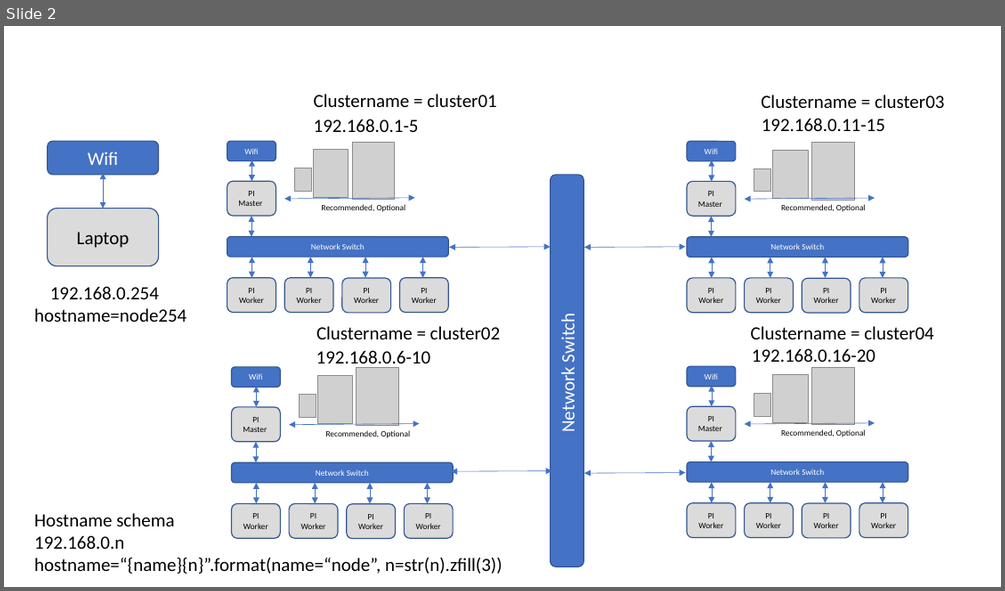
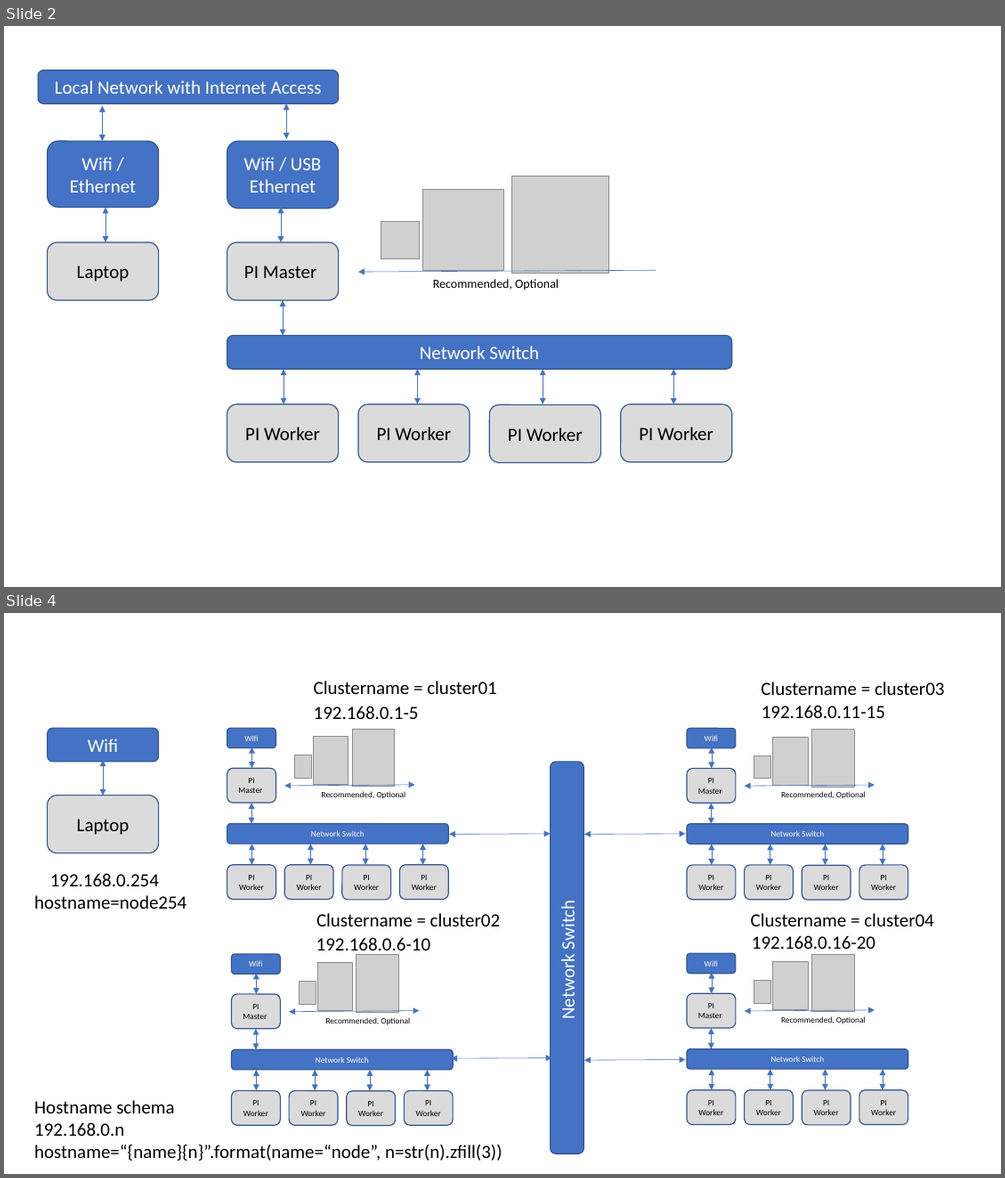
Before and after one commit to cloudmesh/cloudmesh-pi-burn, a slide deck: images/network.pptx. Shown one above the other, each under a label of ours: slide 2 before the commit, slides 2 and 4 after it; the slides between them are not shown. The pictures are 1005x591 and 1005x1178 pixels, drawn with LibreOffice and Linux fonts; fonts in the diff are those of the drawing; grey boxes stand for pictures. Boxes give left, top, right and bottom in pixels: in the first picture for what was removed or moved away, otherwise in the second. Text is boxed around its words. In the diff, an @@ line names an element or a change of style, - is before the commit and + after.

Commit message:
New images for setting up the Pi.

```diff
--- a/images/network.pptx
+++ b/images/network.pptx
@@ slide 2 added at (x1=4, y1=26, x2=1001, y2=587), background #FFFFFF @@
@@ rounded rectangle added at (x1=38, y1=70, x2=339, y2=103), fill #4472C4, outline #325491 1 pt, 18 pt, text #FFFFFF @@
+Local Network with Internet Access
@@ double arrow added from (287, 103) to (287, 139), #4472C4 0.5 pt @@
@@ double arrow added from (102, 106) to (102, 141), #4472C4 0.5 pt @@
@@ rounded rectangle added at (x1=48, y1=141, x2=159, y2=208), fill #4472C4, outline #325491 1 pt, 18 pt, text #FFFFFF @@
+Wifi / Ethernet
@@ rounded rectangle added at (x1=226, y1=141, x2=339, y2=208), fill #4472C4, outline #325491 1 pt, 18 pt, text #FFFFFF @@
+Wifi / USB Ethernet
@@ picture added at (x1=512, y1=176, x2=609, y2=273) @@
@@ double arrow added from (105, 207) to (105, 242), #4472C4 0.5 pt @@
@@ double arrow added from (281, 207) to (281, 242), #4472C4 0.5 pt @@
@@ picture added at (x1=423, y1=190, x2=503, y2=271) @@
@@ picture added at (x1=380, y1=221, x2=419, y2=259) @@
@@ rounded rectangle added at (x1=48, y1=242, x2=159, y2=300), fill #DBDBDB, outline #325491 1 pt, 18 pt, text #000000 @@
+Laptop
@@ rounded rectangle added at (x1=226, y1=242, x2=339, y2=300), fill #DBDBDB, outline #325491 1 pt, 18 pt, text #000000 @@
+PI Master
@@ arrow added from (655, 271) to (358, 272), #4472C4 0.5 pt @@
@@ text added at (x1=433, y1=279, x2=558, y2=290), 12 pt, text #000000 @@
+Recommended, Optional
@@ double arrow added from (283, 300) to (283, 336), #4472C4 0.5 pt @@
@@ rounded rectangle added at (x1=226, y1=336, x2=732, y2=370), fill #4472C4, outline #325491 1 pt, 18 pt, text #FFFFFF @@
+Network Switch
@@ double arrow added from (283, 370) to (283, 404), #4472C4 0.5 pt @@
@@ double arrow added from (418, 370) to (418, 404), #4472C4 0.5 pt @@
@@ double arrow added from (542, 370) to (542, 404), #4472C4 0.5 pt @@
@@ double arrow added from (674, 370) to (674, 404), #4472C4 0.5 pt @@
@@ rounded rectangle added at (x1=226, y1=404, x2=339, y2=462), fill #DBDBDB, outline #325491 1 pt, 18 pt, text #000000 @@
+PI Worker
@@ rounded rectangle added at (x1=358, y1=404, x2=469, y2=462), fill #DBDBDB, outline #325491 1 pt, 18 pt, text #000000 @@
+PI Worker
@@ rounded rectangle added at (x1=489, y1=404, x2=600, y2=462), fill #DBDBDB, outline #325491 1 pt, 18 pt, text #000000 @@
+PI Worker
@@ rounded rectangle added at (x1=621, y1=404, x2=732, y2=462), fill #DBDBDB, outline #325491 1 pt, 18 pt, text #000000 @@
+PI Worker
@@ what was slide 2 is now slide 4 @@
```
Also in this commit, not shown: 1 slide changed, 1 other slide added.
